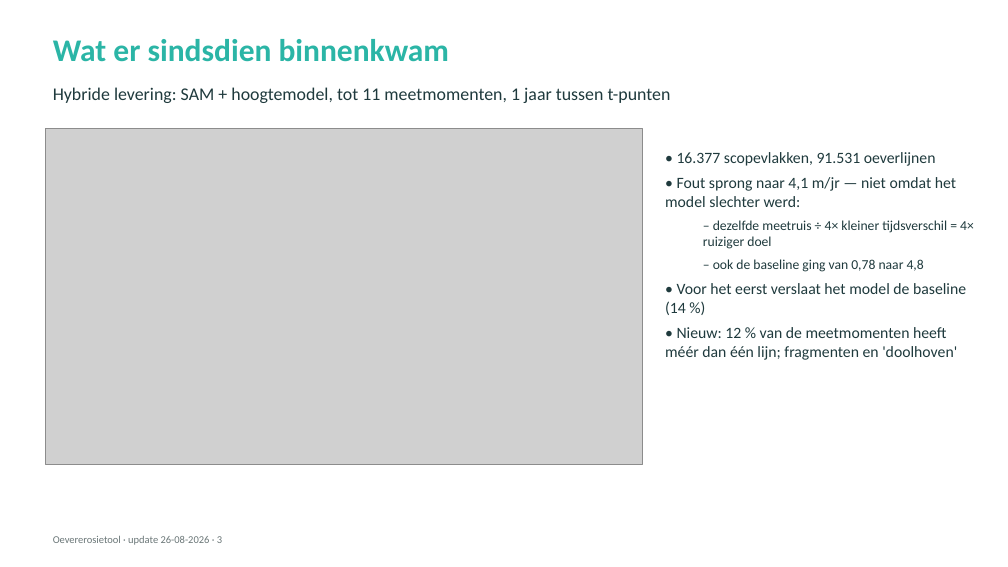
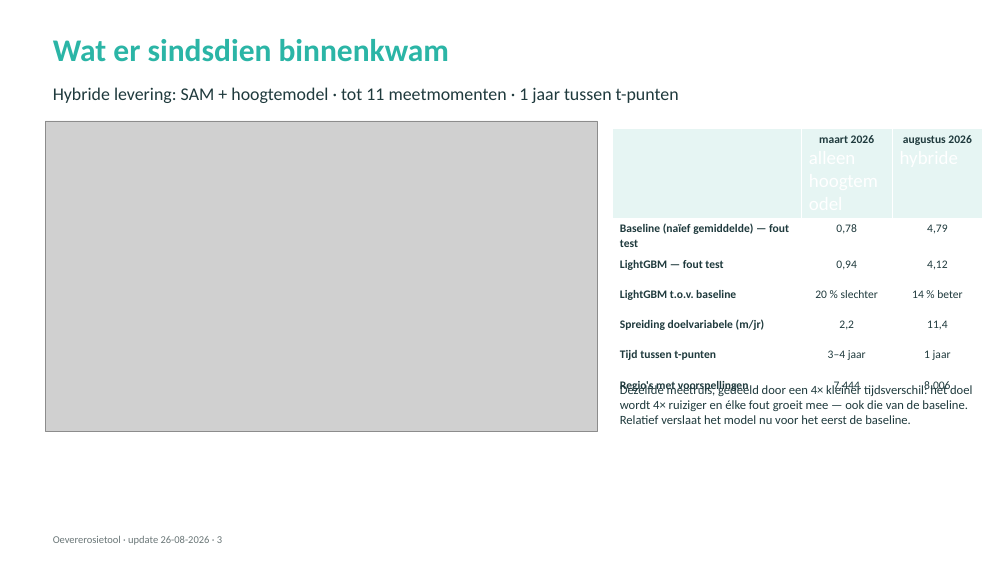
Before and after one commit to HAL24K/wocu-oevererosie, a slide deck: slide 3 of docs/presentations/20260826_update.pptx. Drawn at 1008x567 pixels with LibreOffice and Linux fonts; fonts in the diff are those of the drawing; grey boxes stand for pictures. Boxes give left, top, right and bottom in pixels: in the first picture for what was removed or moved away, otherwise in the second. Text is boxed around its words. In the diff, an @@ line names an element or a change of style, - is before the commit and + after.

```diff
--- a/docs/presentations/20260826_update.pptx
+++ b/docs/presentations/20260826_update.pptx
@@ text at <box>53,87,679,103</box>: text changed @@
-Hybride levering: SAM + hoogtemodel, tot 11 meetmomenten, 1 jaar tussen t-punten
+Hybride levering: SAM + hoogtemodel · tot 11 meetmomenten · 1 jaar tussen t-punten
@@ picture: place and size @@
-picture at <box>45,129,643,464</box>
+picture at <box>45,121,597,432</box>
@@ table added at <box>613,129,983,396</box>, 7 rows, 3 columns @@
+ | maart 2026 / alleen hoogtemodel | augustus 2026 / hybride
+Baseline (naïef gemiddelde) — fout test | 0,78 | 4,79
+LightGBM — fout test | 0,94 | 4,12
+LightGBM t.o.v. baseline | 20 % slechter | 14 % beter
+Spreiding doelvariabele (m/jr) | 2,2 | 11,4
+Tijd tussen t-punten | 3–4 jaar | 1 jaar
+Regio's met voorspellingen | 7.444 | 8.006
@@ text removed at <box>665,152,974,360</box> @@
-• 16.377 scopevlakken, 91.531 oeverlijnen
-• Fout sprong naar 4,1 m/jr — niet omdat het model slechter werd:
-  – dezelfde meetruis ÷ 4× kleiner tijdsverschil = 4× ruiziger doel
-  – ook de baseline ging van 0,78 naar 4,8
-• Voor het eerst verslaat het model de baseline (14 %)
-• Nieuw: 12 % van de meetmomenten heeft méér dan één lijn; fragmenten en 'doolhoven'
@@ text added at <box>620,383,972,424</box>, 12 pt, text #1F3A3D @@
+Dezelfde meetruis, gedeeld door een 4× kleiner tijdsverschil: het doel wordt 4× ruiziger en élke fout groeit mee — ook die van de baseline. Relatief verslaat het model nu voor het eerst de baseline.
```
Also in this commit, not shown: 7 other slides changed, 4 slides added, 4 slides removed, 17 other files.
